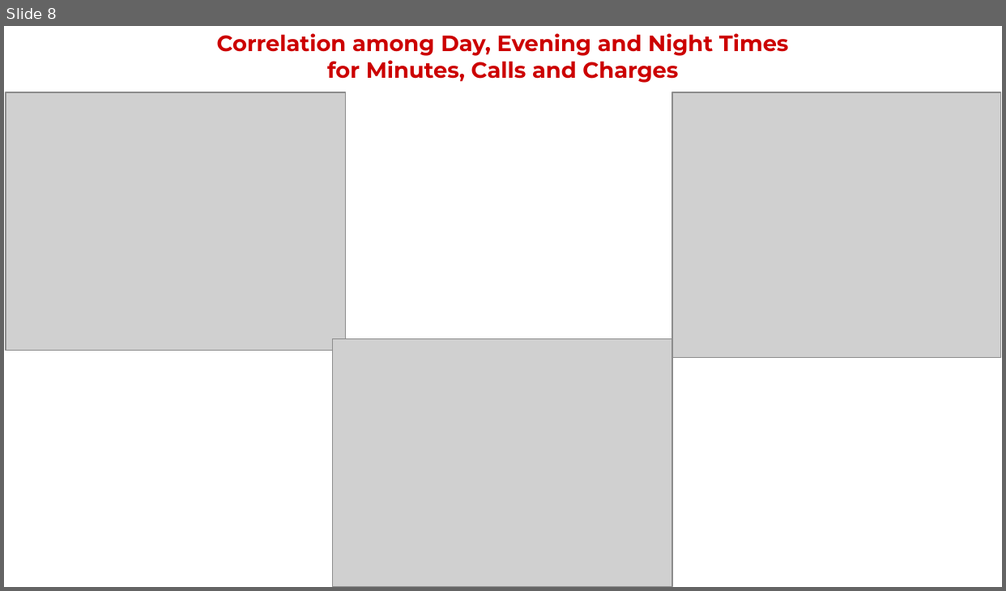
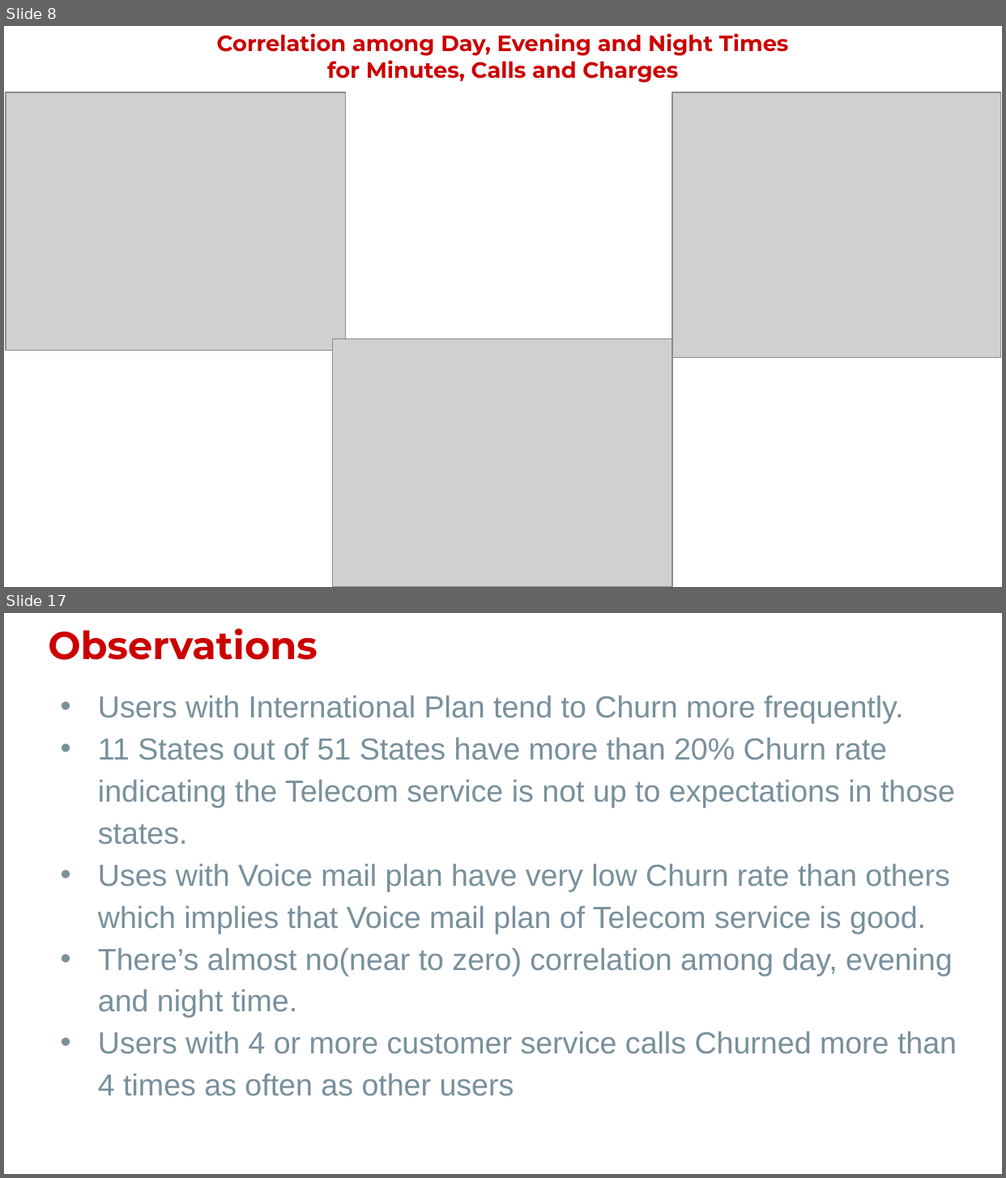
Before and after one commit to codes-by-vamshi/EDA-TelecomChurn, a slide deck: Project Presentation.pptx. Shown one above the other, each under a label of ours: slide 8 before the commit, slides 8 and 17 after it; the slides between them are not shown. The pictures are 1006x591 and 1006x1178 pixels, drawn with LibreOffice and Linux fonts; fonts in the diff are those of the drawing; grey boxes stand for pictures; background and template pictures are left out. Boxes give left, top, right and bottom in pixels: in the first picture for what was removed or moved away, otherwise in the second. Text is boxed around its words. In the diff, an @@ line names an element or a change of style, - is before the commit and + after.

Commit message:
Updated Presentation

```diff
--- a/Project Presentation.pptx
+++ b/Project Presentation.pptx
@@ slide 17 added at <box>4,613,1002,1174</box>, background #FFFFFF @@
@@ title added at <box>48,628,317,660</box>, 28 pt, text #CC0000, bold @@
+Observations
@@ text added at <box>98,696,957,1097</box>, 22 pt, text #78909C @@
+• Users with International Plan tend to Churn more frequently.
+• 11 States out of 51 States have more than 20% Churn rate indicating the Telecom service is not up to expectations in those states.
+• Uses with Voice mail plan have very low Churn rate than others which implies that Voice mail plan of Telecom service is good.
+• There’s almost no(near to zero) correlation among day, evening and night time.
+• Users with 4 or more customer service calls Churned more than 4 times as often as other users
```
Also in this commit, not shown: 9 other slides added, 14 slides removed, 1 other file.
